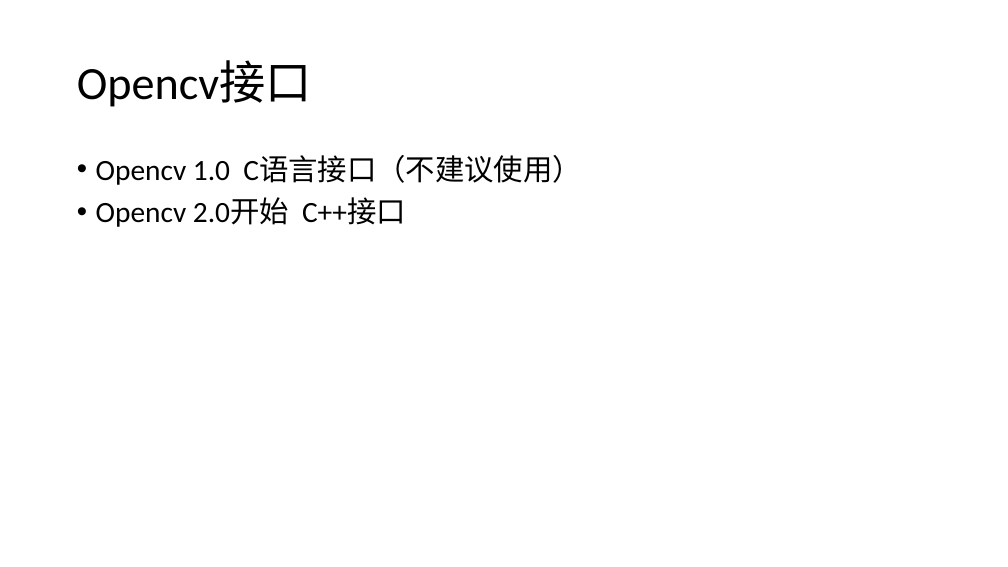
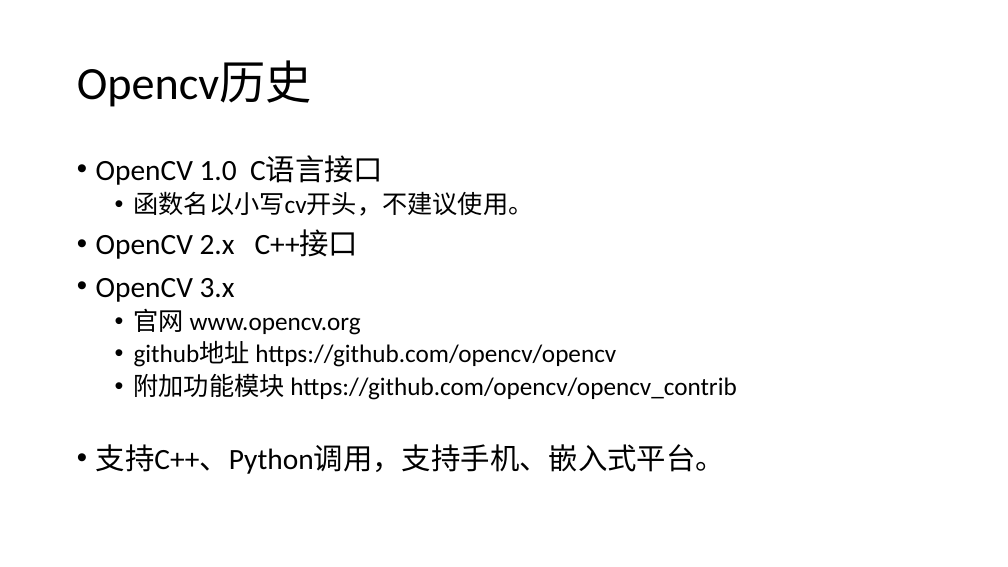
Before and after one commit to ai4c/doc, a slide deck: slide 2 of cv/opencv基础-杨力.pptx (slide 3 before the commit). Drawn at 1008x567 pixels with LibreOffice and Linux fonts; fonts in the diff are those of the drawing. Boxes give left, top, right and bottom in pixels: in the first picture for what was removed or moved away, otherwise in the second. Text is boxed around its words. In the diff, an @@ line names an element or a change of style, - is before the commit and + after.

```diff
--- a/cv/opencv基础-杨力.pptx
+++ b/cv/opencv基础-杨力.pptx
@@ title at (77,61,312,107): text changed @@
-Opencv接口
+Opencv历史
@@ text at (96,155,736,474): text changed; size 28 to 24 pt @@
-• Opencv 1.0 C语言接口（不建议使用）
-• Opencv 2.0开始 C++接口
+• OpenCV 1.0 C语言接口
+  • 函数名以小写cv开头，不建议使用。
+• OpenCV 2.x C++接口
+• OpenCV 3.x
+  • 官网 www.opencv.org
+  • github地址 https://github.com/opencv/opencv
+  • 附加功能模块 https://github.com/opencv/opencv_contrib
+• 支持C++、Python调用，支持手机、嵌入式平台。
```
Also in this commit, not shown: 4 other slides changed, 1 slide added, 1 other file.
